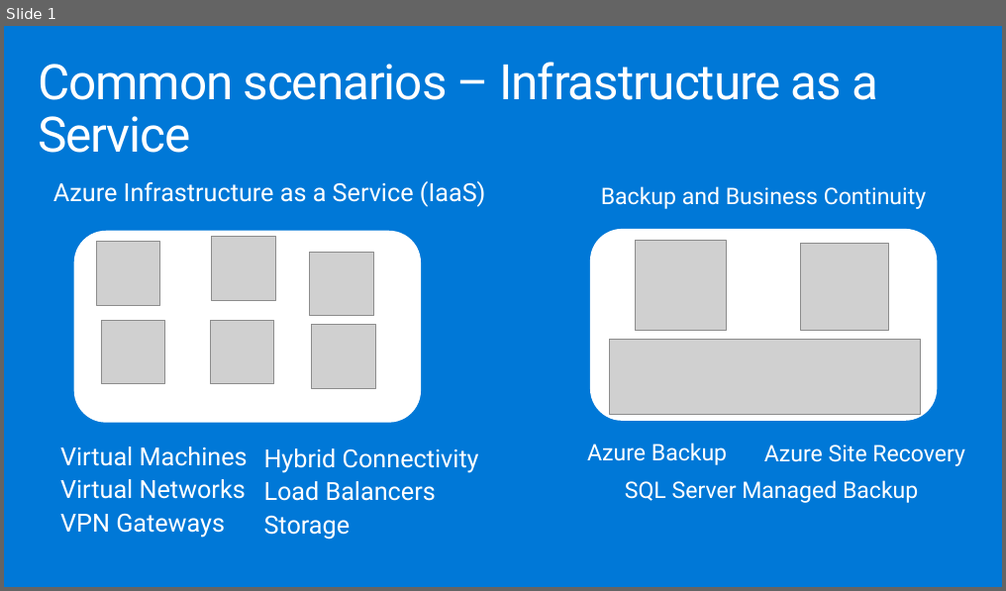
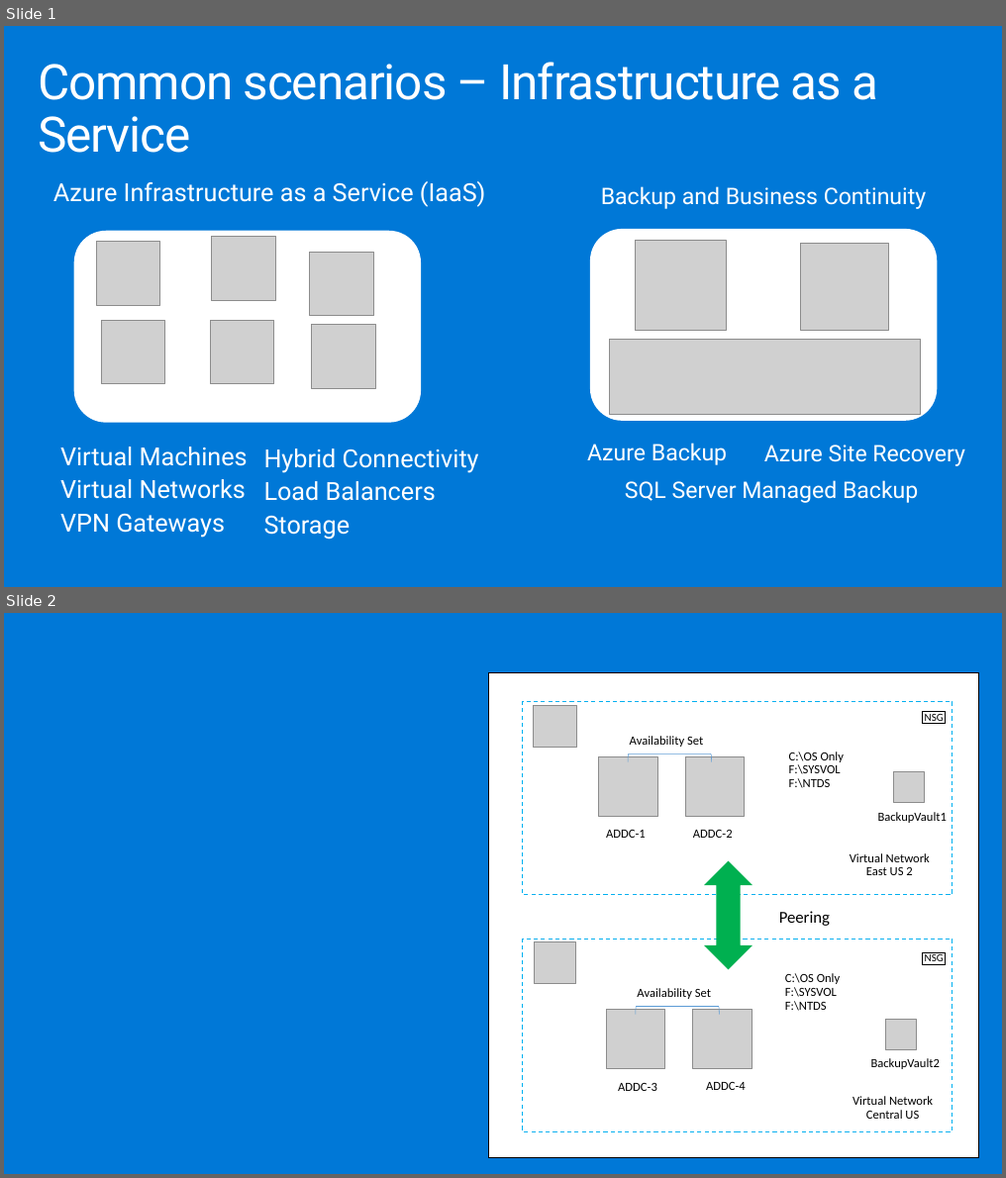
Before and after one commit to yungchou/contoso.insurance, a slide deck: Whiteboard design session/resources/diagrams.pptx. Shown one above the other, each under a label of ours: slide 1 before the commit, slides 1 and 2 after it. The pictures are 1006x591 and 1006x1178 pixels, drawn with LibreOffice and Linux fonts; fonts in the diff are those of the drawing; grey boxes stand for pictures. Boxes give left, top, right and bottom in pixels: in the first picture for what was removed or moved away, otherwise in the second. Text is boxed around its words. In the diff, an @@ line names an element or a change of style, - is before the commit and + after.

Commit message:
WDS slides-Replacing diagrams with pictures, updatig alt text

```diff
--- a/Whiteboard design session/resources/diagrams.pptx
+++ b/Whiteboard design session/resources/diagrams.pptx
@@ slide 2 added at [4,613,1002,1174], background #0078D7 @@
@@ rectangle added at [489,673,979,1158], fill #FFFFFF, outline #000000 1 pt, 24 pt, text #FFFFFF @@
+7
@@ rectangle added at [523,702,952,894], fill #FFFFFF, outline #00B0F0 1 pt dashed @@
@@ picture added at [534,706,577,747] @@
@@ rectangle added at [923,712,945,724], outline #000000 0.75 pt, 10.5 pt, text #000000 @@
+NSG
@@ picture added at [599,758,658,817] @@
@@ right bracket added at [628,755,712,762], outline #5B9BD5 0.5 pt @@
@@ text added at [630,736,703,747], 12 pt, text #000000 @@
+Availability Set
@@ picture added at [685,758,745,817] @@
@@ text added at [789,752,844,788], 12 pt, text #000000 @@
+C:\OS Only
+F:\SYSVOL
+F:\NTDS
@@ picture added at [893,771,924,802] @@
@@ text added at [878,812,946,823], 12 pt, text #000000 @@
+BackupVault1
@@ text added at [606,830,646,838], 12 pt, text #000000 @@
+ADDC-1
@@ text added at [693,830,733,838], 12 pt, text #000000 @@
+ADDC-2
@@ up down arrow added at [704,861,752,970], fill #00B050 @@
@@ text added at [849,854,930,875], 12 pt, text #000000 @@
+Virtual Network
+East US 2
@@ text added at [779,911,830,926], 16 pt, text #000000 @@
+Peering
@@ rectangle added at [523,940,952,1132], fill #FFFFFF, outline #00B0F0 1 pt dashed @@
@@ picture added at [535,943,576,983] @@
@@ rectangle added at [923,953,945,964], outline #000000 0.75 pt, 10.5 pt, text #000000 @@
+NSG
@@ text added at [637,988,711,999], 12 pt, text #000000 @@
+Availability Set
@@ text added at [785,973,840,1011], 12 pt, text #000000 @@
+C:\OS Only
+F:\SYSVOL
+F:\NTDS
@@ picture added at [607,1010,665,1069] @@
@@ right bracket added at [636,1006,720,1015], outline #5B9BD5 0.5 pt @@
@@ picture added at [693,1010,751,1069] @@
@@ picture added at [886,1020,917,1051] @@
@@ text added at [618,1083,657,1091], 12 pt, text #000000 @@
+ADDC-3
@@ text added at [706,1082,746,1090], 12 pt, text #000000 @@
+ADDC-4
@@ text added at [871,1059,940,1069], 12 pt, text #000000 @@
+BackupVault2
@@ text added at [852,1096,933,1119], 12 pt, text #000000 @@
+Virtual Network
+Central US
```
Also in this commit, not shown: 1 other slide added.
